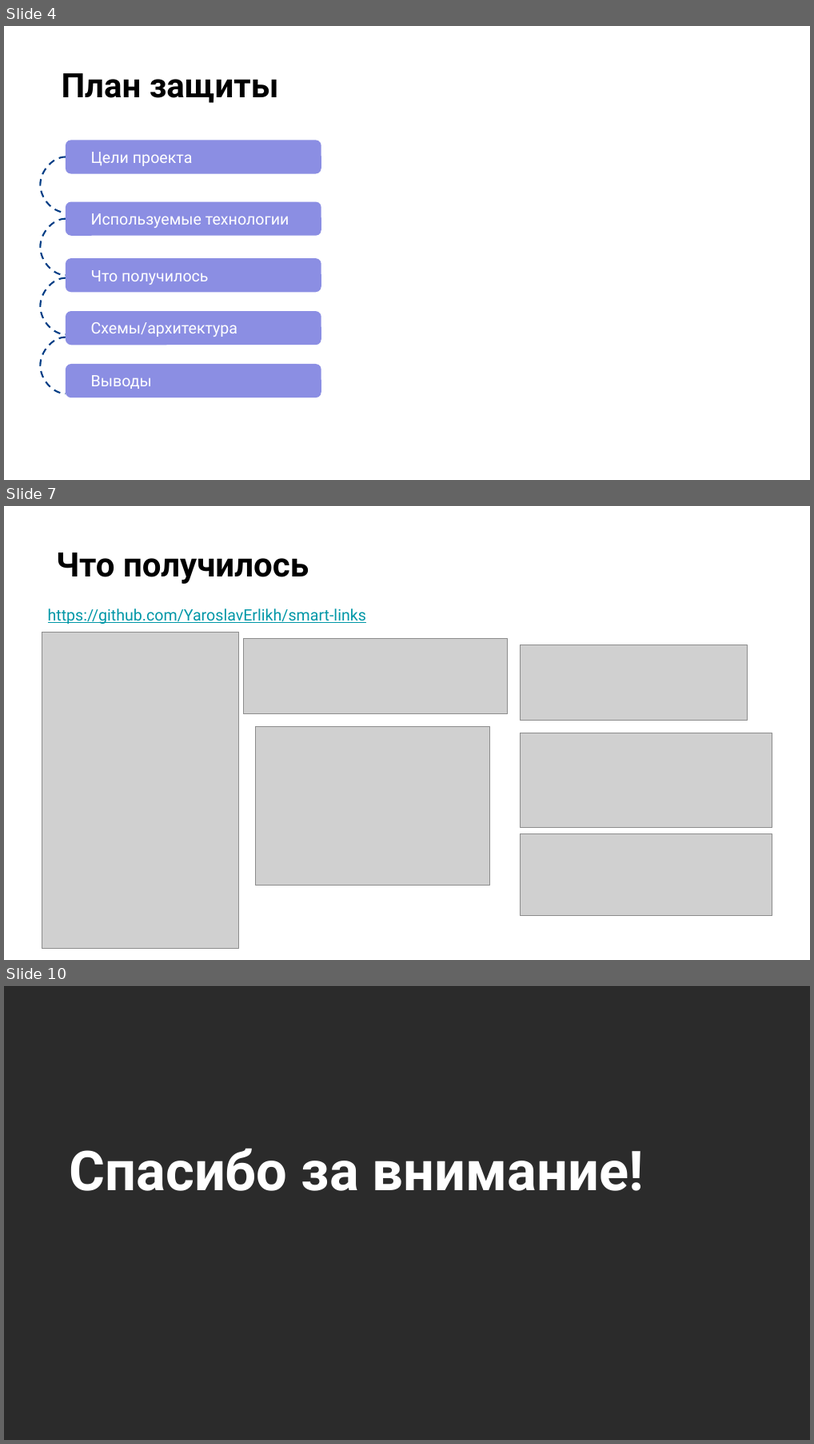
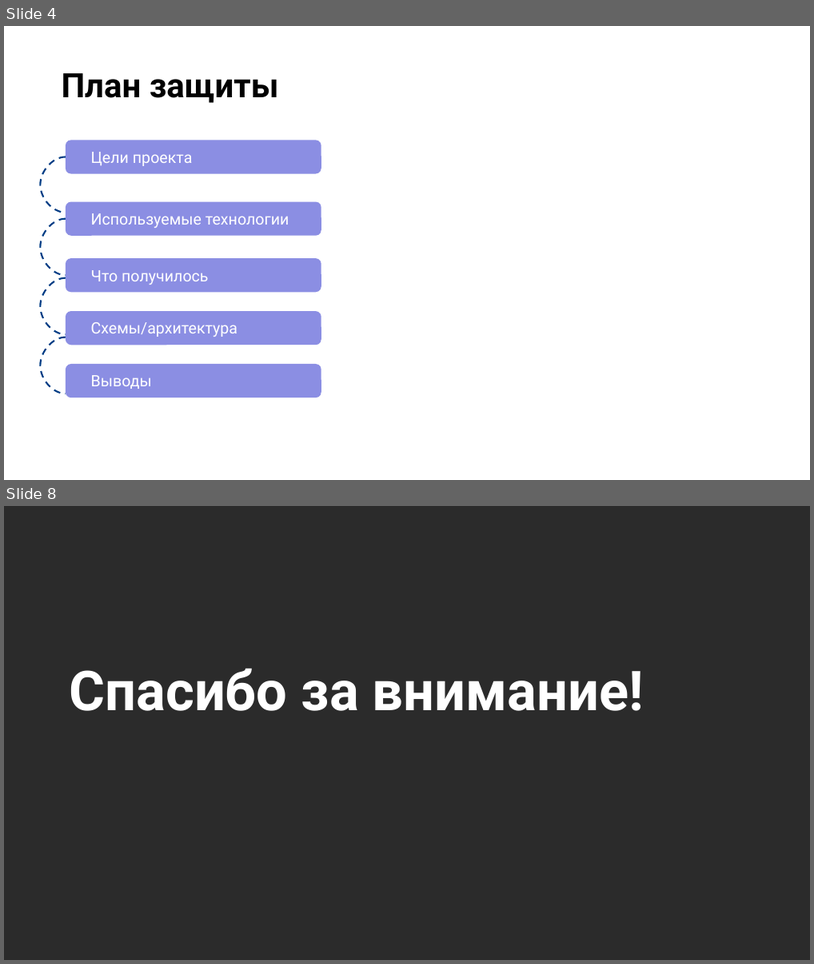
Before and after one commit to YaroslavErlikh/otus-main-pattrns-project, a slide deck: doc/Архитектура и шаблоны проектирования.pptx. Shown one above the other, each under a label of ours: slides 4, 7 and 10 before the commit, slides 4 and 8 after it; the slides between them are not shown. The pictures are 814x1444 and 814x964 pixels, drawn with LibreOffice and Linux fonts; fonts in the diff are those of the drawing; grey boxes stand for pictures; background and template pictures are left out; a plain dark background stands for a picture behind light text. Boxes give left, top, right and bottom in pixels: in the first picture for what was removed or moved away, otherwise in the second. Text is boxed around its words. In the diff, an @@ line names an element or a change of style, - is before the commit and + after.

```diff
--- a/doc/Архитектура и шаблоны проектирования.pptx
+++ b/doc/Архитектура и шаблоны проектирования.pptx
@@ slide 7 removed at (x1=4, y1=506, x2=810, y2=960), background picture (left out) @@
@@ text removed at (x1=56, y1=552, x2=309, y2=584) @@
-Что получилось
@@ text removed at (x1=48, y1=608, x2=366, y2=624) @@
-https://github.com/YaroslavErlikh/smart-links
@@ picture removed at (x1=42, y1=632, x2=239, y2=948) @@
@@ picture removed at (x1=243, y1=638, x2=508, y2=714) @@
@@ picture removed at (x1=521, y1=644, x2=747, y2=720) @@
@@ picture removed at (x1=255, y1=726, x2=490, y2=885) @@
@@ picture removed at (x1=521, y1=732, x2=774, y2=827) @@
@@ picture removed at (x1=521, y1=833, x2=774, y2=916) @@
@@ what was slide 10 is now slide 8 @@
```
Also in this commit, not shown: 3 slides changed, 1 other slide removed.
